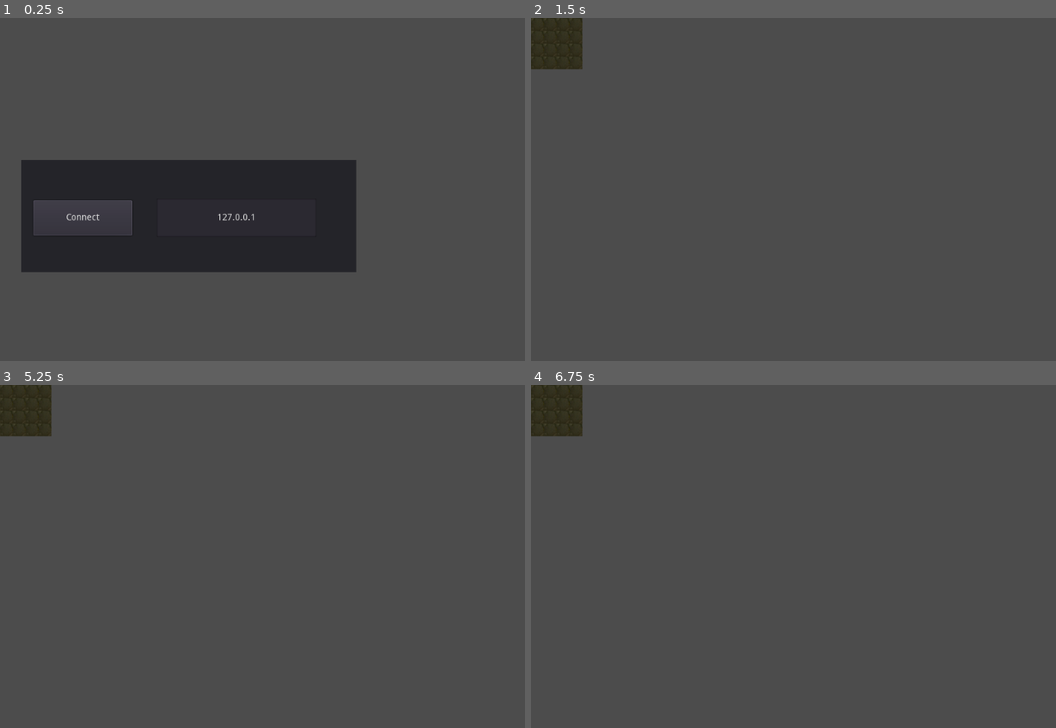
Above: before the commit, frames 1-4 (two rows, left to right).
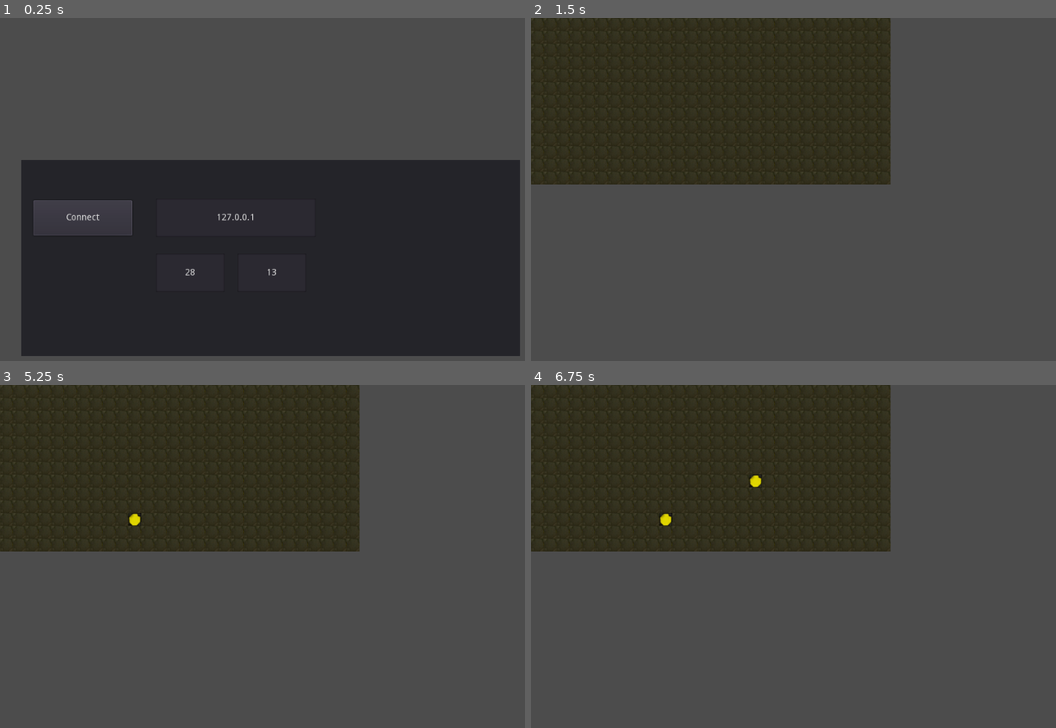
Above: after the commit, the same moments.

Repository: tbs1-bo/flipflapflop
Game: Godot game, scene res://Main.tscn
Same seed, same stepped clock (60 frames per second), same inputs: the game is played once before the commit and once after it.
Inputs (mouse positions are in pixels of both pictures, inside the frame that each line leads up to):
- Up to frame 1 (0.25 s): no input
- Up to frame 2 (1.5 s): click "Connect" at 0.5 s; tap Enter at 1.25 s; move the mouse to (1003, 189) at 1.27 s; click (1003, 189) at 1.42 s
- Up to frame 3 (5.25 s): tap Space at 2, 3.5, 5 s; move the mouse to (199, 597) at 2.02 s; click (199, 597) at 2.17 s; tap Enter at 2.75, 4.25 s; move the mouse to (393, 491) at 2.77 s; click (393, 491) at 2.92 s; move the mouse to (294, 652) at 3.52 s; click (294, 652) at 3.67 s; move the mouse to (outside the picture) at 4.27 s; click (outside the picture) at 4.42 s; move the mouse to (131, 518) at 5.02 s; click (131, 518) at 5.17 s
- Up to frame 4 (6.75 s): move the mouse to (893, 577) at 5.77 s; click (893, 577) at 5.92 s; move the mouse to (762, 481) at 6.52 s; click (762, 481) at 6.67 s

The runs differ from the first frame. In frame 1, 33% of the frame differs, in the area x 4-100%, y 41-99%; in frame 2, 32%; in frame 3, 32%; in frame 4, 32%.

Commit message:
added display width, height configuration.

Diff:
--- a/godot_client/Main.gd
+++ b/godot_client/Main.gd
@@ -9,6 +9,8 @@
 #	pass
 
 func _on_ButtonConnect_pressed():
-	$fff.visible = true
 	$PanelConfig.hide()
 	$fff.connect_to($PanelConfig/LineEditIpAdress.text)
+	$fff.init_display(int($PanelConfig/LineEditWidth.text),
+					  int($PanelConfig/LineEditHeight.text))
+	$fff.visible = true
--- a/godot_client/Main.tscn
+++ b/godot_client/Main.tscn
@@ -11,8 +11,8 @@
 [node name="PanelConfig" type="Panel" parent="."]
 margin_left = 33.0
 margin_top = 222.0
-margin_right = 555.0
-margin_bottom = 397.0
+margin_right = 810.0
+margin_bottom = 528.0
 
 [node name="ButtonConnect" type="Button" parent="PanelConfig"]
 margin_left = 19.0
@@ -22,11 +22,30 @@
 text = "Connect"
 
 [node name="LineEditIpAdress" type="LineEdit" parent="PanelConfig"]
-margin_left = 211.0
+margin_left = 210.0
 margin_top = 60.0
-margin_right = 460.0
+margin_right = 459.0
 margin_bottom = 120.0
+rect_pivot_offset = Vector2( 206, 48 )
 text = "127.0.0.1"
+align = 1
+
+[node name="LineEditWidth" type="LineEdit" parent="PanelConfig"]
+margin_left = 210.0
+margin_top = 146.0
+margin_right = 317.0
+margin_bottom = 206.0
+rect_pivot_offset = Vector2( 206, 48 )
+text = "28"
+align = 1
+
+[node name="LineEditHeight" type="LineEdit" parent="PanelConfig"]
+margin_left = 337.0
+margin_top = 146.0
+margin_right = 444.0
+margin_bottom = 206.0
+rect_pivot_offset = Vector2( 206, 48 )
+text = "13"
 align = 1
 
 [node name="fff" parent="." instance=ExtResource( 2 )]
--- a/godot_client/fff.gd
+++ b/godot_client/fff.gd
@@ -2,6 +2,7 @@
 
 var peer: StreamPeerTCP
 const DEFAULT_PORT = 10101
+var display_size
 
 func connect_to(host):
 	print("connect to %s on port %s" % [host, DEFAULT_PORT])
@@ -13,6 +14,13 @@
 # Called when the node enters the scene tree for the first time.
 func _ready():
 	pass # Replace with function body.
+
+func init_display(width, height):
+	for x in range(width):
+		for y in range(height):
+			$TileMap.set_cell(x, y, 0)
+
+	display_size = Vector2(width, height)
 
 func _input(event):
 	if not self.visible:
